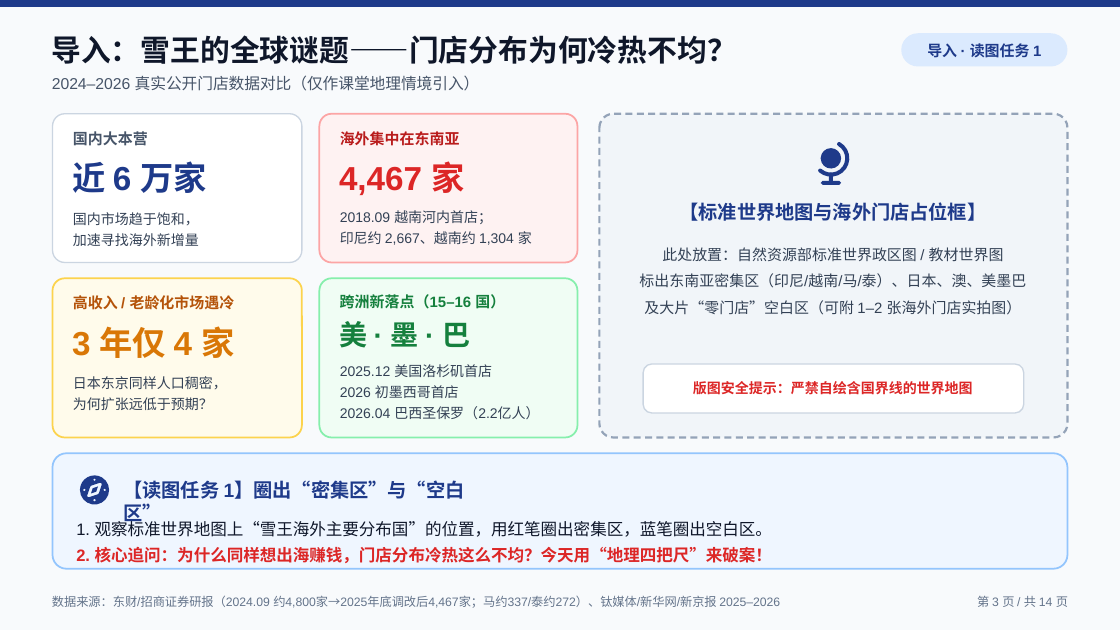
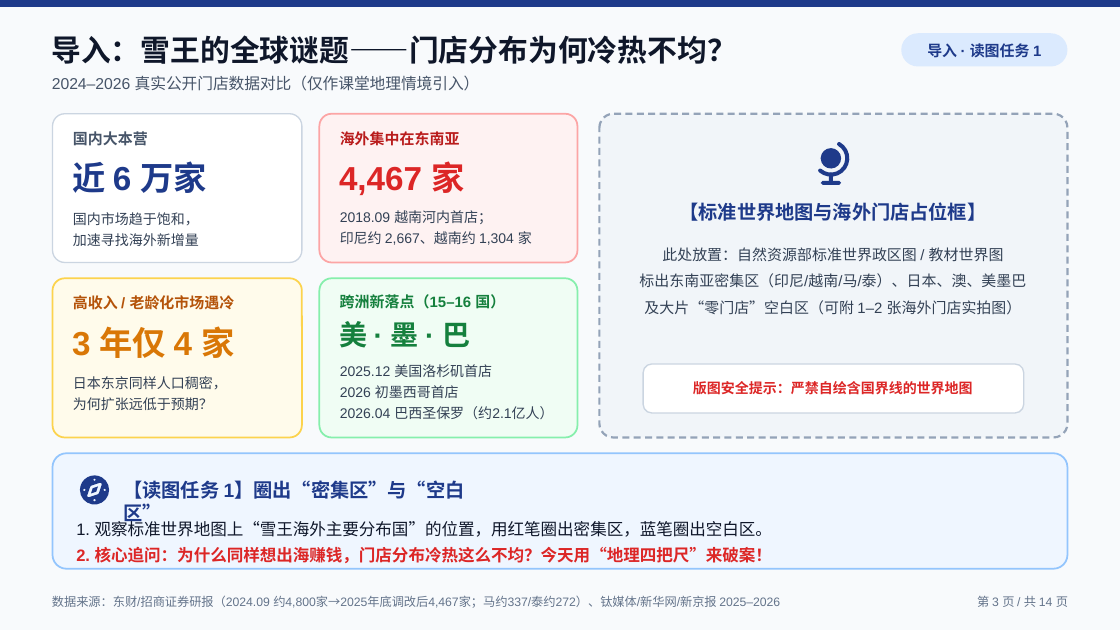
Before and after one commit to brruuceli-nn/classmate, a slide deck: slide 3 of 备课输出/地理_人口与人种/04_课件/人口与人种_借班公开课_初版.pptx. Drawn at 1120x630 pixels with LibreOffice and Linux fonts; fonts in the diff are those of the drawing. Boxes give left, top, right and bottom in pixels: in the first picture for what was removed or moved away, otherwise in the second. Text is boxed around its words. In the diff, an @@ line names an element or a change of style, - is before the commit and + after.

```diff
--- a/备课输出/地理_人口与人种/04_课件/人口与人种_借班公开课_初版.pptx
+++ b/备课输出/地理_人口与人种/04_课件/人口与人种_借班公开课_初版.pptx
@@ text at [340,364,553,419]: text changed @@
-2025.12 美国洛杉矶首店
-2026 初墨西哥首店
-2026.04 巴西圣保罗（2.2亿人）
+2025.12 美国洛杉矶首店
+2026 初墨西哥首店
+2026.04 巴西圣保罗（约2.1亿人）
```
Also in this commit, not shown: 4 other slides changed, 41 other files.
